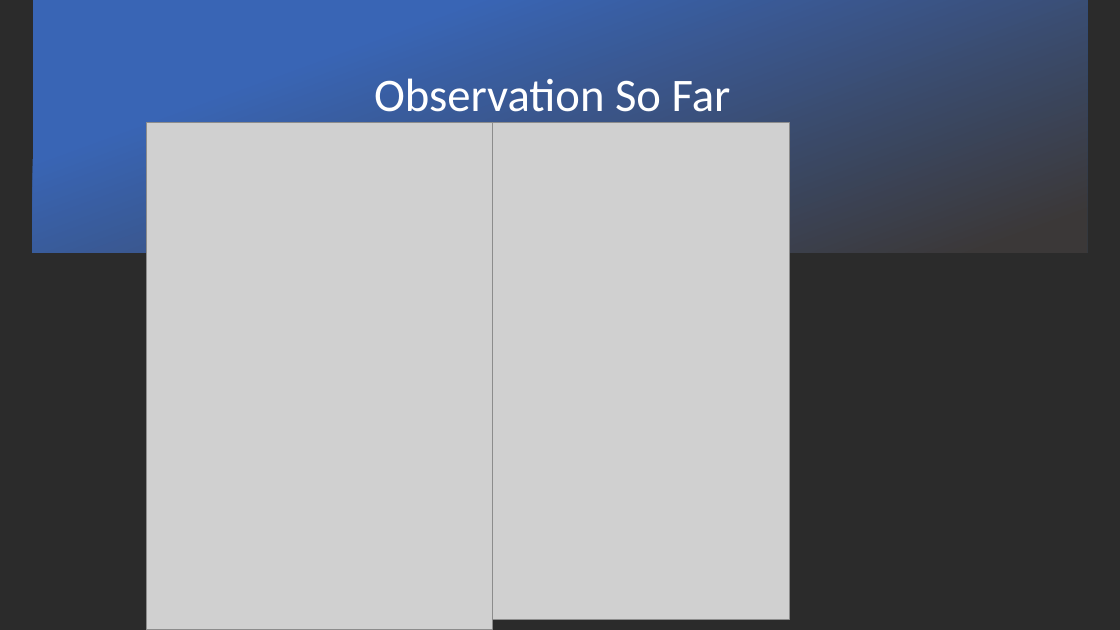
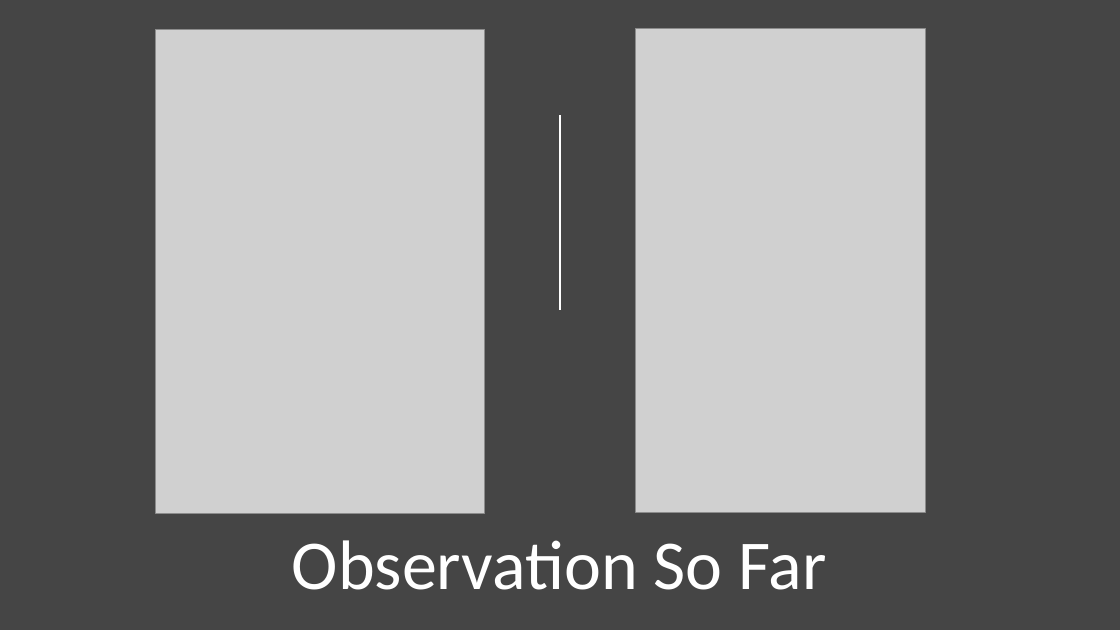
Before and after one commit to Math441Iguess/Math441NBAStuff, a slide deck: slide 14 of Creating a Championship Winning NBA Team (1).pptx. Drawn at 1120x630 pixels with LibreOffice and Linux fonts; fonts in the diff are those of the drawing; grey boxes stand for pictures; background and template pictures are left out; a plain dark background stands for a picture behind light text. Boxes give left, top, right and bottom in pixels: in the first picture for what was removed or moved away, otherwise in the second. Text is boxed around its words. In the diff, an @@ line names an element or a change of style, - is before the commit and + after.

```diff
--- a/Creating a Championship Winning NBA Team (1).pptx
+++ b/Creating a Championship Winning NBA Team (1).pptx
@@ background picture (left out) to #454545 @@
@@ rectangle removed at [33, 0, 1088, 253] @@
@@ picture: place and size @@
-picture at [146, 123, 492, 630]
+picture at [156, 29, 486, 513]
@@ picture: place and size @@
-picture at [492, 123, 790, 619]
+picture at [635, 29, 926, 513]
@@ line added from (560, 115) to (560, 310), #FFFFFF 1.5 pt @@
@@ title "Observation So Far": place and size @@
-title "Observation So Far" at [374, 78, 731, 123]
+title "Observation So Far" at [292, 540, 827, 590]
@@ title "Observation So Far" at [292, 540, 827, 590]: size 40 to 60 pt; vertical alignment middle to bottom @@
```
Also in this commit, not shown: 13 other slides changed.
